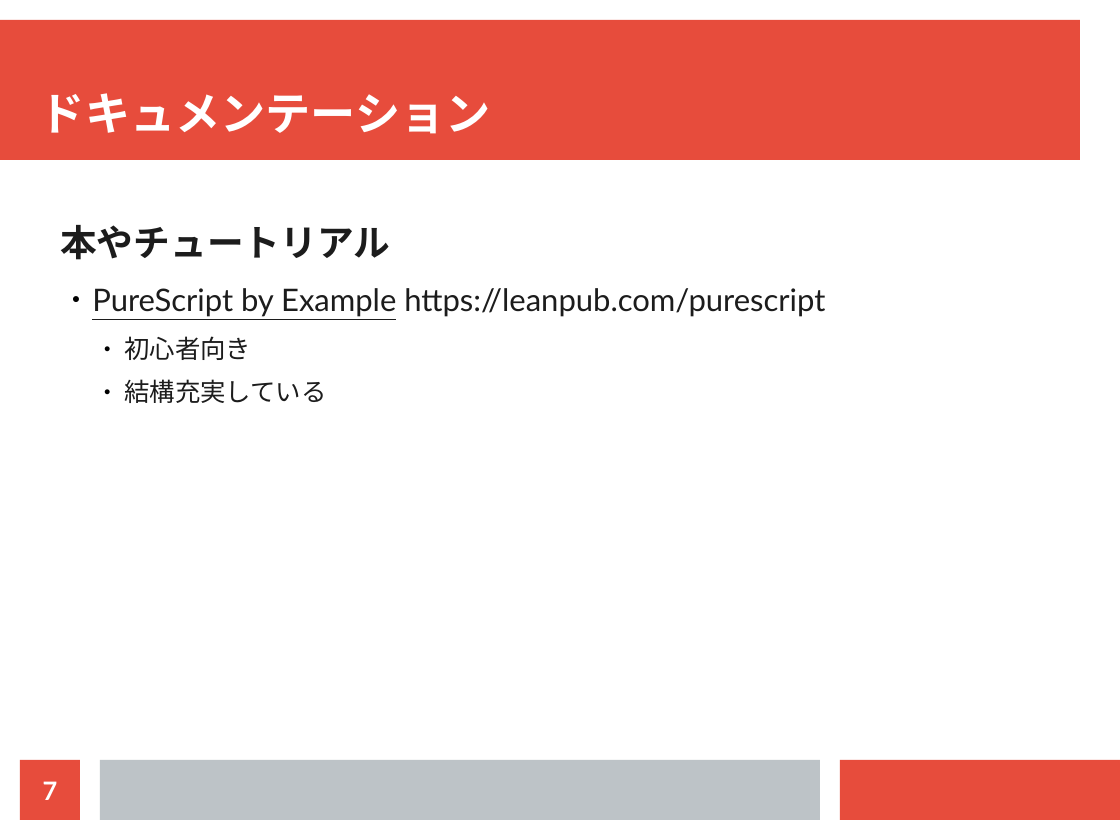
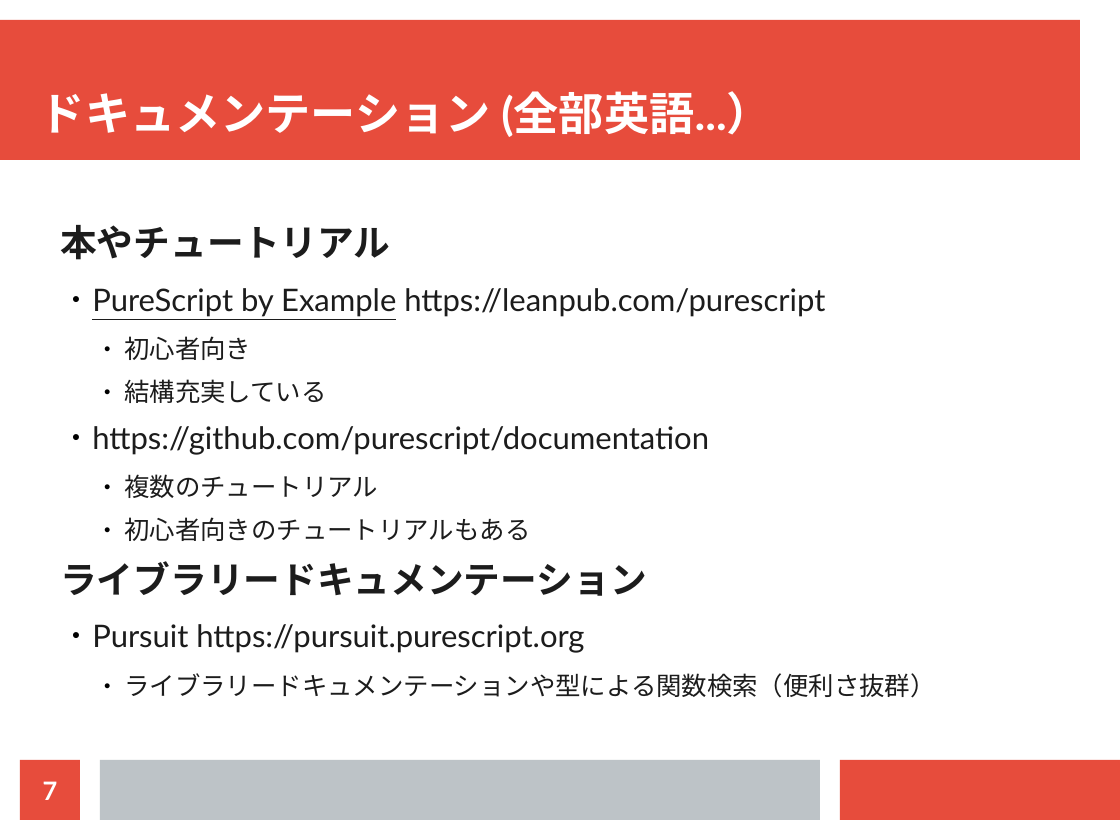
Before and after one commit to cdepillabout/purescript-community-presentation, a slide deck: slide 7 of purescript-community.odp. Drawn at 1120x840 pixels with LibreOffice and Linux fonts; fonts in the diff are those of the drawing. Boxes give left, top, right and bottom in pixels: in the first picture for what was removed or moved away, otherwise in the second. Text is boxed around its words. In the diff, an @@ line names an element or a change of style, - is before the commit and + after.

Commit message:
Update presentation.

```diff
--- a/purescript-community.odp
+++ b/purescript-community.odp
@@ title at [40, 91, 772, 137]: text changed @@
-ドキュメンテーション
+ドキュメンテーション (全部英語...）
@@ text at [60, 426, 935, 698]: paragraphs added @@
+  ● https://github.com/purescript/documentation
+    ● 複数のチュートリアル
+    ● 初心者向きのチュートリアルもある
+ライブラリードキュメンテーション
+  ● Pursuit https://pursuit.purescript.org
+    ● ライブラリードキュメンテーションや型による関数検索（便利さ抜群）
```
Also in this commit, not shown: 1 other slide changed, 2 slides added.
